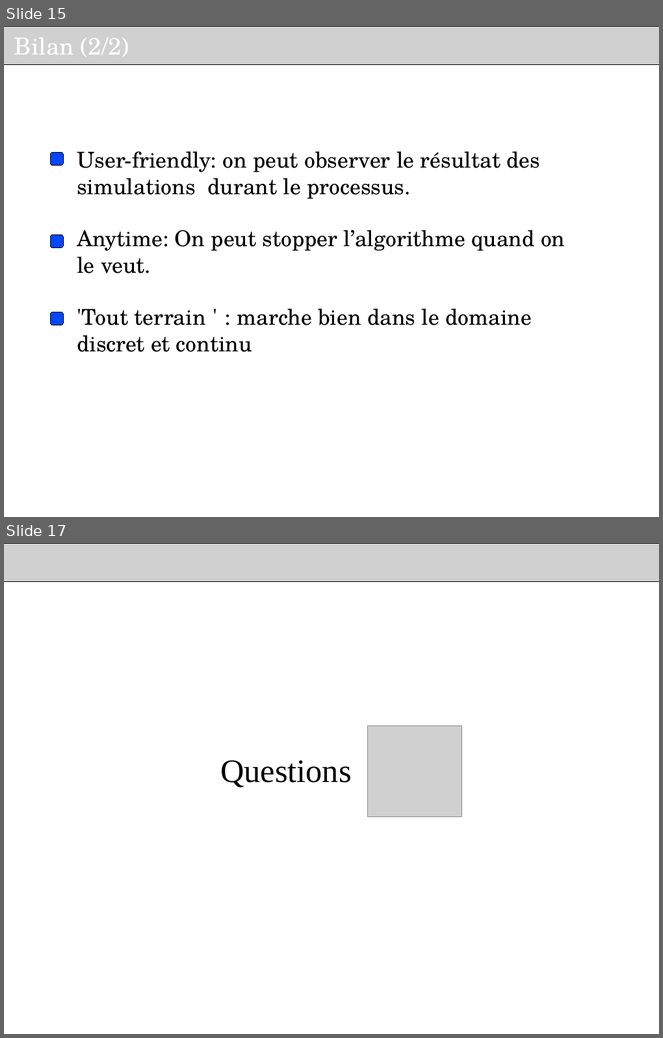
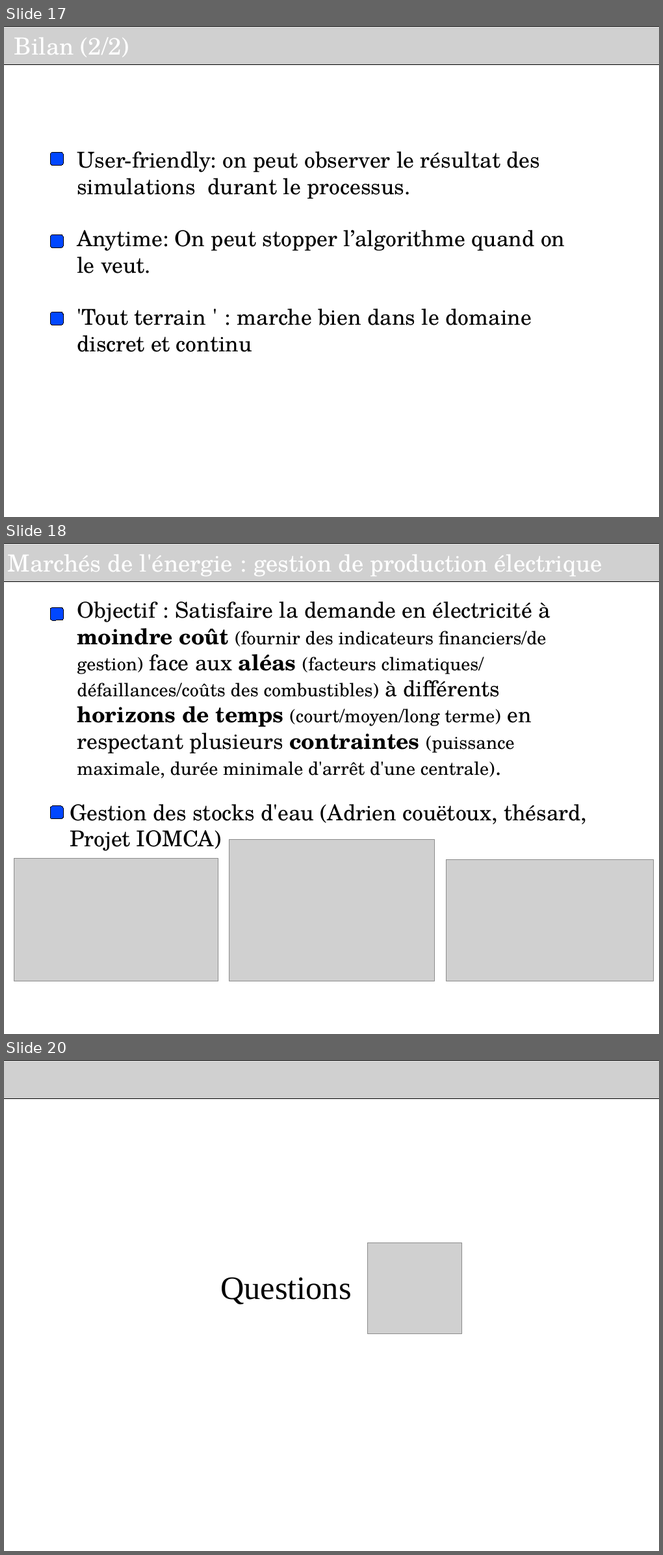
Before and after one commit to haspeleo/Android-Dev, a slide deck: MCTS/Soutenance_INRIA_V2.odp. Shown one above the other, each under a label of ours: slides 15 and 17 before the commit, slides 17, 18 and 20 after it; the slides between them are not shown. The pictures are 663x1038 and 663x1555 pixels, drawn with LibreOffice and Linux fonts; fonts in the diff are those of the drawing; grey boxes stand for pictures; background and template pictures are left out. Boxes give left, top, right and bottom in pixels: in the first picture for what was removed or moved away, otherwise in the second. Text is boxed around its words. In the diff, an @@ line names an element or a change of style, - is before the commit and + after.

```diff
--- a/MCTS/Soutenance_INRIA_V2.odp
+++ b/MCTS/Soutenance_INRIA_V2.odp
@@ slide 18 added at bbox=[4, 543, 659, 1034], background #FFFFFF @@
@@ picture added at bbox=[4, 543, 659, 581], 26 pt, text #FFFFFF @@
+Marchés de l'énergie : gestion de production électrique
@@ rounded rectangle added at bbox=[51, 607, 64, 620], fill #0047FF, outline #000000 0 pt @@
@@ text added at bbox=[77, 601, 551, 778], 20 pt, text #000000 @@
+Objectif : Satisfaire la demande en électricité à moindre coût (fournir des indicateurs financiers/de gestion) face aux aléas (facteurs climatiques/ défaillances/coûts des combustibles) à différents horizons de temps (court/moyen/long terme) en respectant plusieurs contraintes (puissance maximale, durée minimale d'arrêt d'une centrale).
@@ rounded rectangle added at bbox=[51, 806, 64, 819], fill #0047FF, outline #000000 0 pt @@
@@ text added at bbox=[70, 804, 587, 851], 24 pt, text #000000 @@
+Gestion des stocks d'eau (Adrien couëtoux, thésard, Projet IOMCA)
@@ picture added at bbox=[230, 840, 434, 982] @@
@@ picture added at bbox=[14, 859, 218, 981] @@
@@ picture added at bbox=[447, 860, 654, 981] @@
@@ what was slide 15 is now slide 17 @@
@@ what was slide 17 is now slide 20 @@
```
Also in this commit, not shown: 10 slides changed, 3 other slides added, 1 slide removed, 1 other file.
